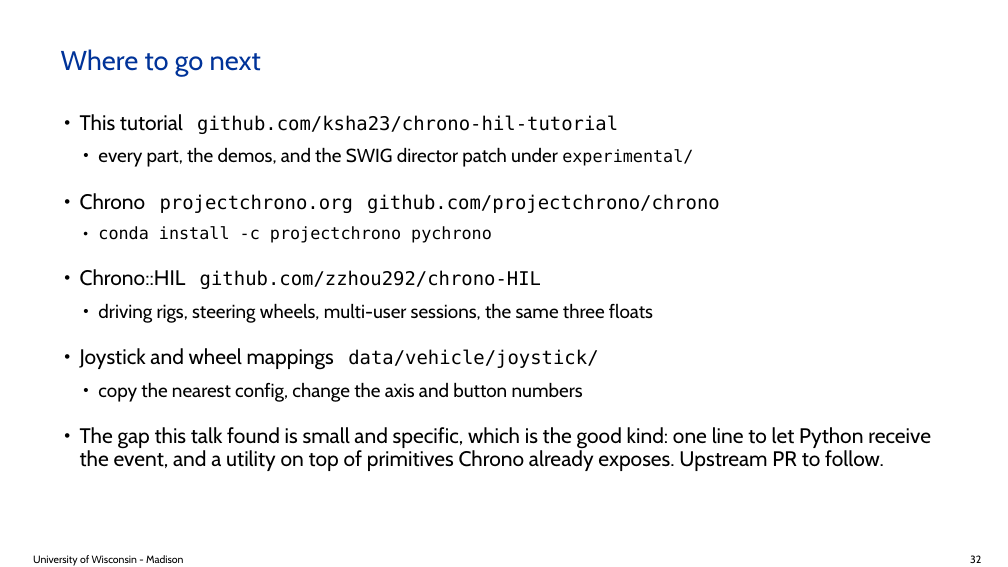
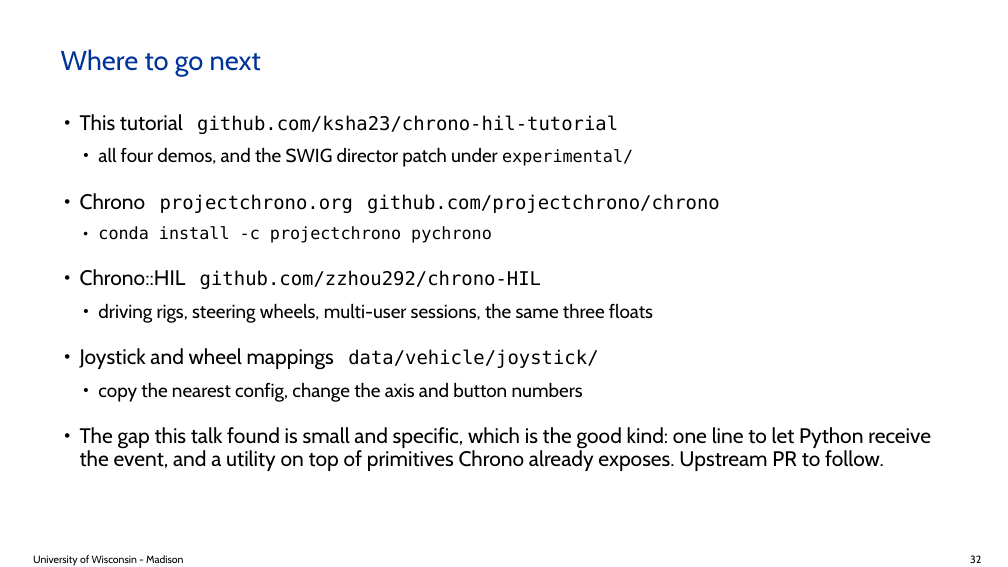
Before and after one commit to ksha23/chrono-hil-tutorial, a slide deck: slide 32 of tutorial_HIL_driver.pptx. Drawn at 1008x567 pixels with LibreOffice and Linux fonts; fonts in the diff are those of the drawing; background and template pictures are left out. Boxes give left, top, right and bottom in pixels: in the first picture for what was removed or moved away, otherwise in the second. Text is boxed around its words. In the diff, an @@ line names an element or a change of style, - is before the commit and + after.

```diff
--- a/tutorial_HIL_driver.pptx
+++ b/tutorial_HIL_driver.pptx
@@ text at bbox=[98, 147, 633, 167]: text changed @@
-  • every part, the demos, and the SWIG director patch under experimental/
+  • all four demos, and the SWIG director patch under experimental/
```
Also in this commit, not shown: 23 other slides changed, 5 other files.
